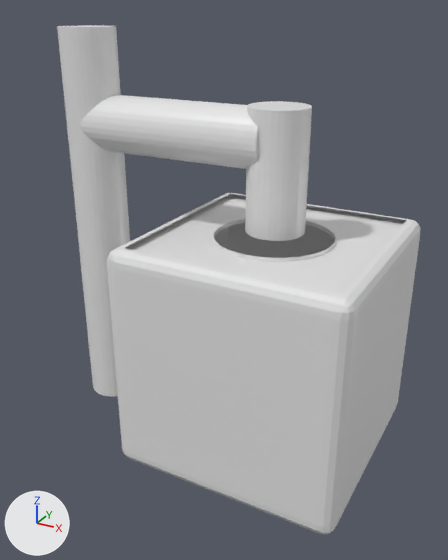
An edit to the Blender file schéma_RecuH2O.blend, drawn before and after from the same camera.
Camera for both pictures: a 50 mm camera at (2.98, -3.44, 3.72) aimed at (0.53, 1.02, 1.49). Arrows for +X, +Y and +Z are at lower left; the lights stay in place.

The older version as bpy lines, for what is in view:
```python
me_cube = bpy.data.meshes.new('Cube')
me_cube.from_pydata(...)  # 464 vertices, 298 faces; spans x -1.01..2.01, y 0.01..2.01, z 0.01..3.57
me_cube.materials.append(mat_material)  # white #e7e7e7
ob_cube = bpy.data.objects.new('Cube', me_cube)
ob_cube.location = (0.0, 0.0, 0.0)
_m = ob_cube.modifiers.new('Boolean', 'BOOLEAN')
_m.solver = 'FLOAT'
```
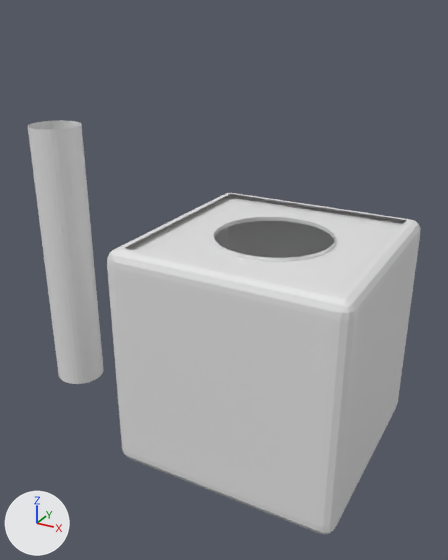
Pixel boxes [x1, y1, x2, y2] of what changed, in the pictures (448 x 560 px):
'Cube', reshaped (14% narrower, 33% shorter): before [57, 25, 420, 535]; after [107, 193, 420, 535]
'Cylinder', added: after [28, 120, 104, 384]
part 1 of me_cube, deleted: before [57, 25, 130, 396]
part 2 of me_cube, deleted: before [245, 101, 312, 241]
part 3 of me_cube, deleted: before [79, 95, 258, 169]

The edits, one by one:
me_cube has 464 vertices, 298 faces and spans x -1.01..2.01, y 0.01..2.01, z 0.01..3.57.
me_cube is used by ob_cube; location (0.0, 0.0, 0.0).
me_cube part 1: the loose piece of 64 vertices spanning x -1.01..-0.52, y 0.73..1.22, z 0.02..3.57 is deleted.
me_cube part 2: the loose piece of 64 vertices spanning x 0.77..1.26, y 0.76..1.25, z 2.04..3.03 is deleted.
me_cube part 3: the loose piece of 64 vertices spanning x -0.77..0.96, y 0.73..1.22, z 2.53..3.02 is deleted.
Mesh me_cylinder is new.
It has 64 vertices, 32 faces and spans x -0.24..0.24, y -0.24..0.24, z -1.35..1.35.
Object 'Cylinder' (ob_cylinder) is new; it shows me_cylinder.
Its location is (-1.26, 0.985, 1.36).
It gains a BOOLEAN modifier named 'Boolean'.
Modifier setting: solver = 'FLOAT'.
